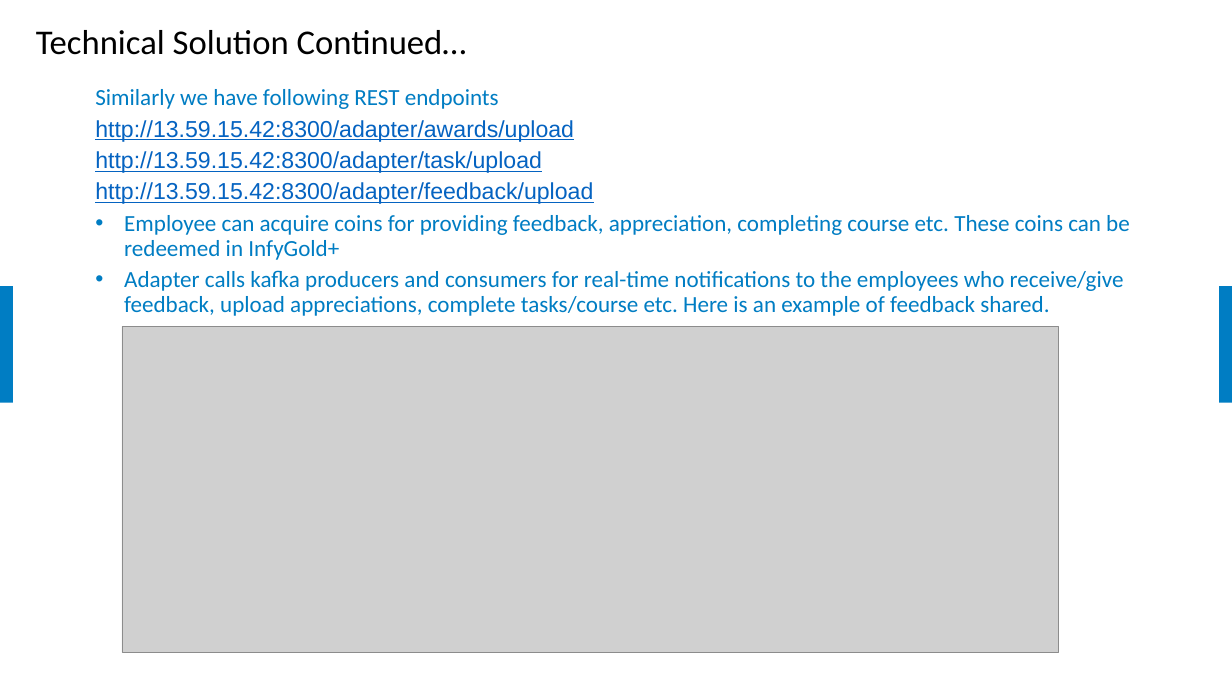
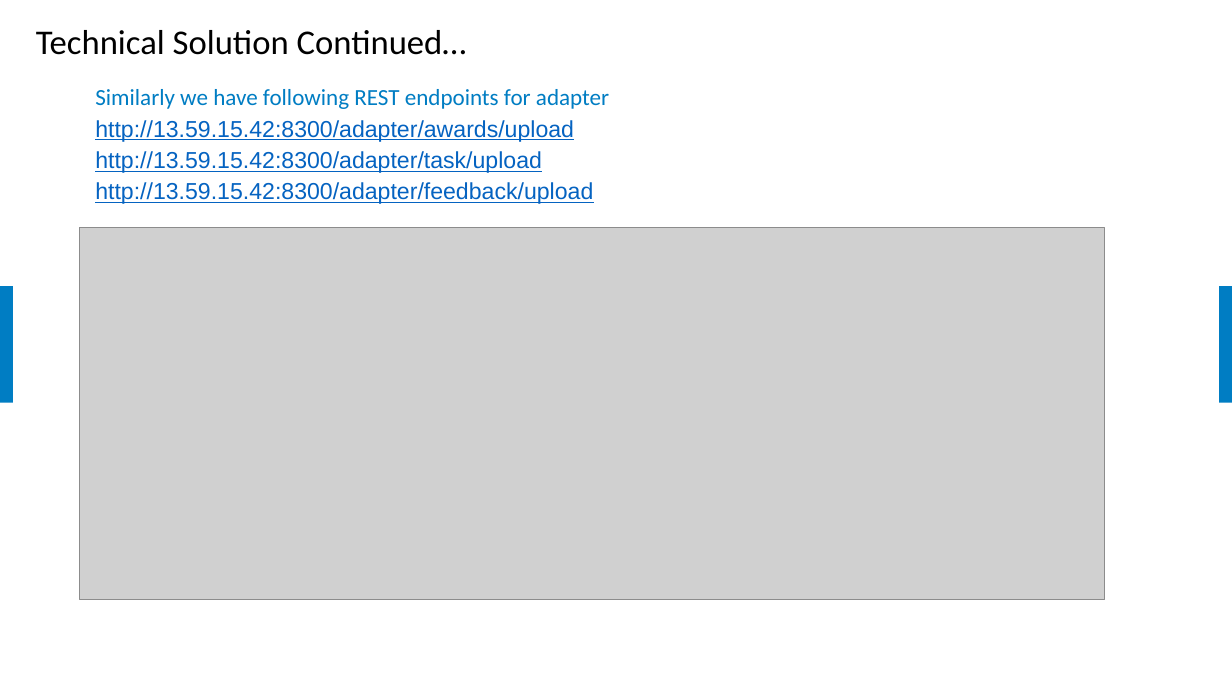
Before and after one commit to samratbasu2019/iSoreDesignArtifacts, a slide deck: slide 12 of iSolve-iCount-Hackathon_Solution.pptx. Drawn at 1232x693 pixels with LibreOffice and Linux fonts; fonts in the diff are those of the drawing; grey boxes stand for pictures; background and template pictures are left out. Boxes give left, top, right and bottom in pixels: in the first picture for what was removed or moved away, otherwise in the second. Text is boxed around its words. In the diff, an @@ line names an element or a change of style, - is before the commit and + after.

```diff
--- a/iSolve-iCount-Hackathon_Solution.pptx
+++ b/iSolve-iCount-Hackathon_Solution.pptx
@@ text at bbox=[95, 89, 609, 109]: text changed @@
-  Similarly we have following REST endpoints
+  Similarly we have following REST endpoints for adapter
@@ picture: place and size @@
-picture at bbox=[122, 326, 1058, 653]
+picture at bbox=[79, 228, 1105, 601]
@@ text at bbox=[124, 215, 1130, 316]: paragraphs removed @@
-  • Employee can acquire coins for providing feedback, appreciation, completing course etc. These coins can be redeemed in InfyGold+
-  • Adapter calls kafka producers and consumers for real-time notifications to the employees who receive/give feedback, upload appreciations, complete tasks/course etc. Here is an example of feedback shared.
```
Also in this commit, not shown: 9 other slides changed, 1 slide added.
